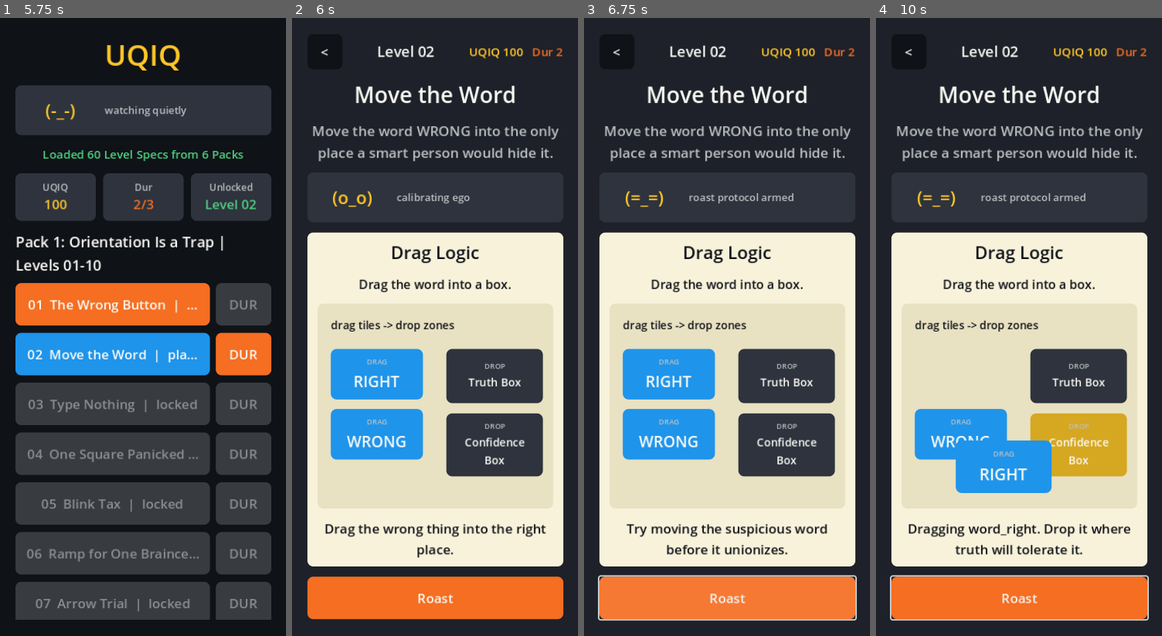
Above: before the commit, frames 1-4 (left to right).
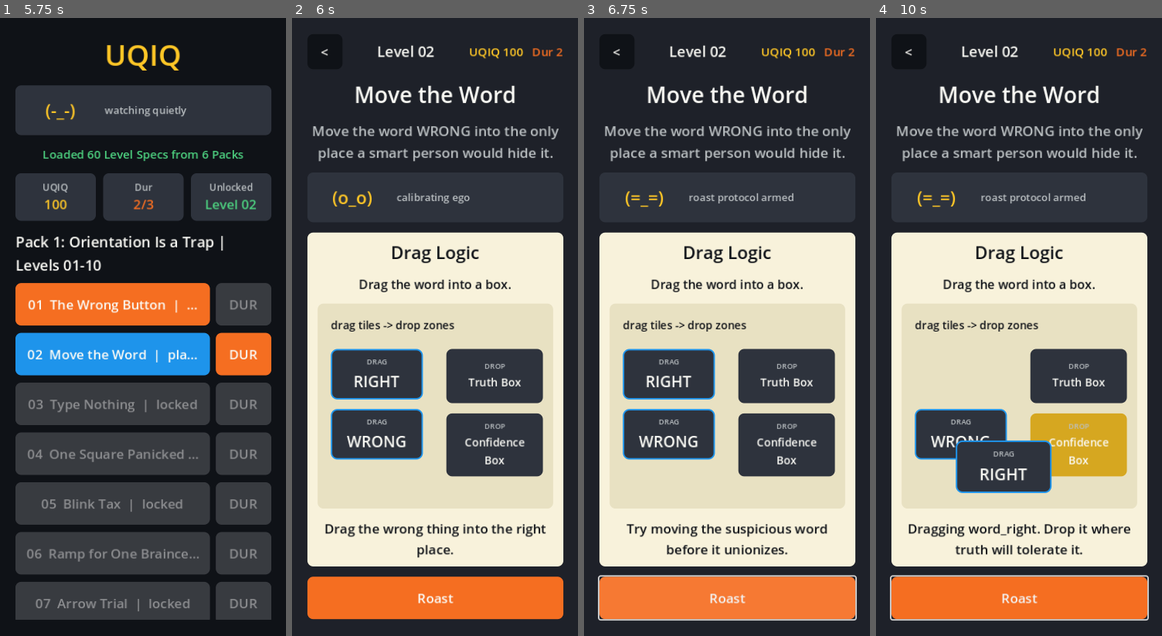
Above: after the commit, the same moments.

Repository: scwlkr/UQIQ
Game: Godot game, scene res://scenes/Main.tscn
Two runs of this game, one before a commit and one after it. Both use one fixed random seed, a clock stepped at 60 frames per second and the inputs below.
Inputs (mouse positions are in pixels of both pictures, inside the frame that each line leads up to):
- Up to frame 1 (5.75 s): click "01 The Wrong Button | playable" at 0.5 s; click "<" at 1.25 s; click "DUR" at 2 s; click "01 The Wrong Button | DUR'D -…" at 2.75 s; click "<" at 3.5 s; click "01 The Wrong Button | DUR'D -…" at 4.25 s; click "<" at 5 s
- Up to frame 2 (6 s): click "02 Move the Word | playable" at 5.75 s
- Up to frame 3 (6.75 s): click "Roast" at 6.5 s
- Up to frame 4 (10 s): click "Roast" at 7.25 s; click "Roast" at 8 s; tap Enter at 8.75 s; move the mouse to (1081, 296) at 8.77 s; click (1081, 296) at 8.92 s; tap Space at 9.5 s; drag from (961, 357) to (1004, 450) at 9.52 s

Frame 1 is identical in both runs. In frame 2, 4.7% of the frame differs, in the area x 13-46%, y 53-72%; in frame 3, 4.7%; in frame 4, 4.4%.

Commit message:
Unify drag tile styling

Diff:
--- a/scripts/main.gd
+++ b/scripts/main.gd
@@ -1510,7 +1510,7 @@
 	tile.custom_minimum_size = Vector2(126, 64)
 	tile.size = tile.custom_minimum_size
 	tile.mouse_filter = Control.MOUSE_FILTER_STOP
-	tile.add_theme_stylebox_override("panel", _flat_box(_concealed_play_piece_color(object), 8))
+	tile.add_theme_stylebox_override("panel", _framed_box(COLOR_PANEL_ALT, COLOR_BLUE, 8))
 	tile.set_meta("object_id", str(object.get("id", "")))
 	tile.gui_input.connect(Callable(self, "_handle_drag_tile_input").bind(str(object.get("id", "")), tile))
 
@@ -1948,10 +1948,6 @@
 	return COLOR_PANEL_ALT
 
 
-func _concealed_play_piece_color(_target: Dictionary) -> Color:
-	return COLOR_BLUE
-
-
 func _animate_control_position(control: Control, target_position: Vector2) -> void:
 	if control == null or not is_instance_valid(control):
 		return
Binary file changed: docs/app-store/screenshots/07_drag_logic.png
Not shown, changed: docs/RELEASE_STATUS.md
